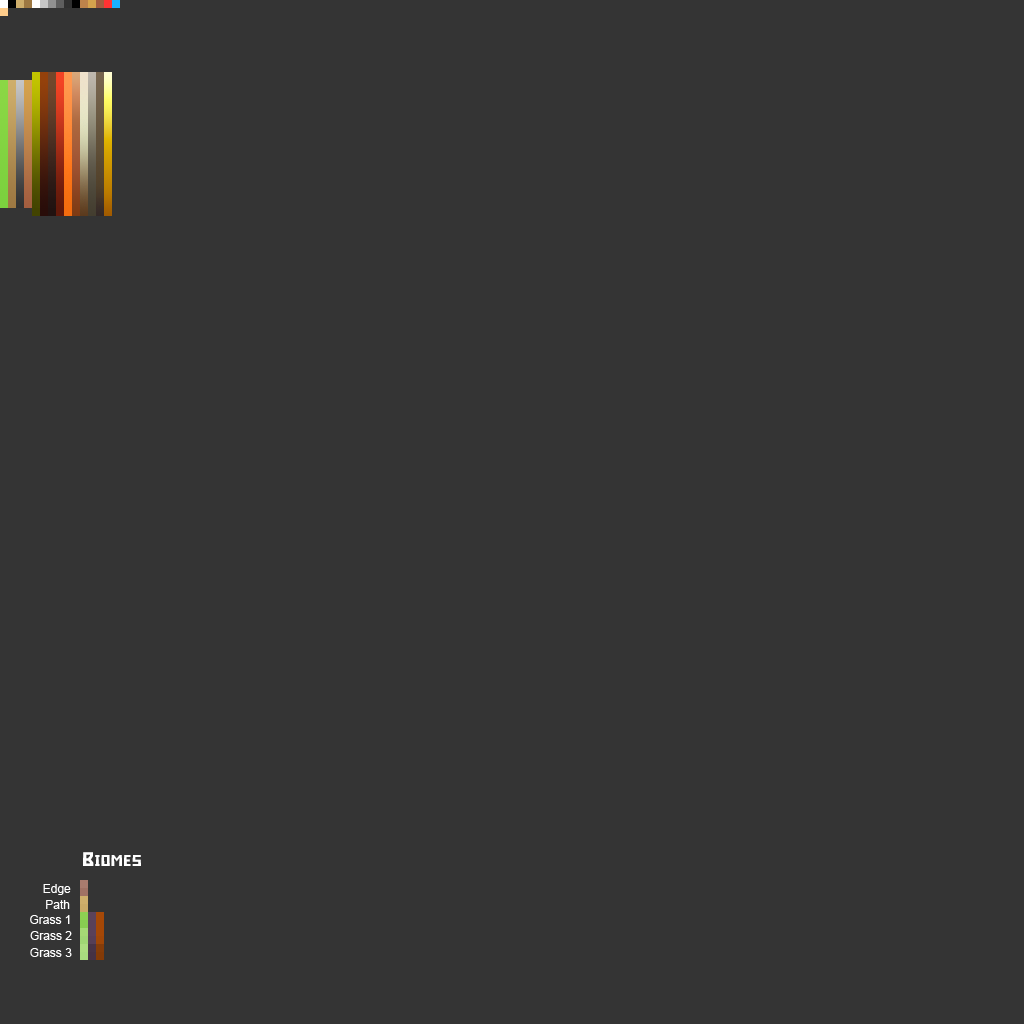
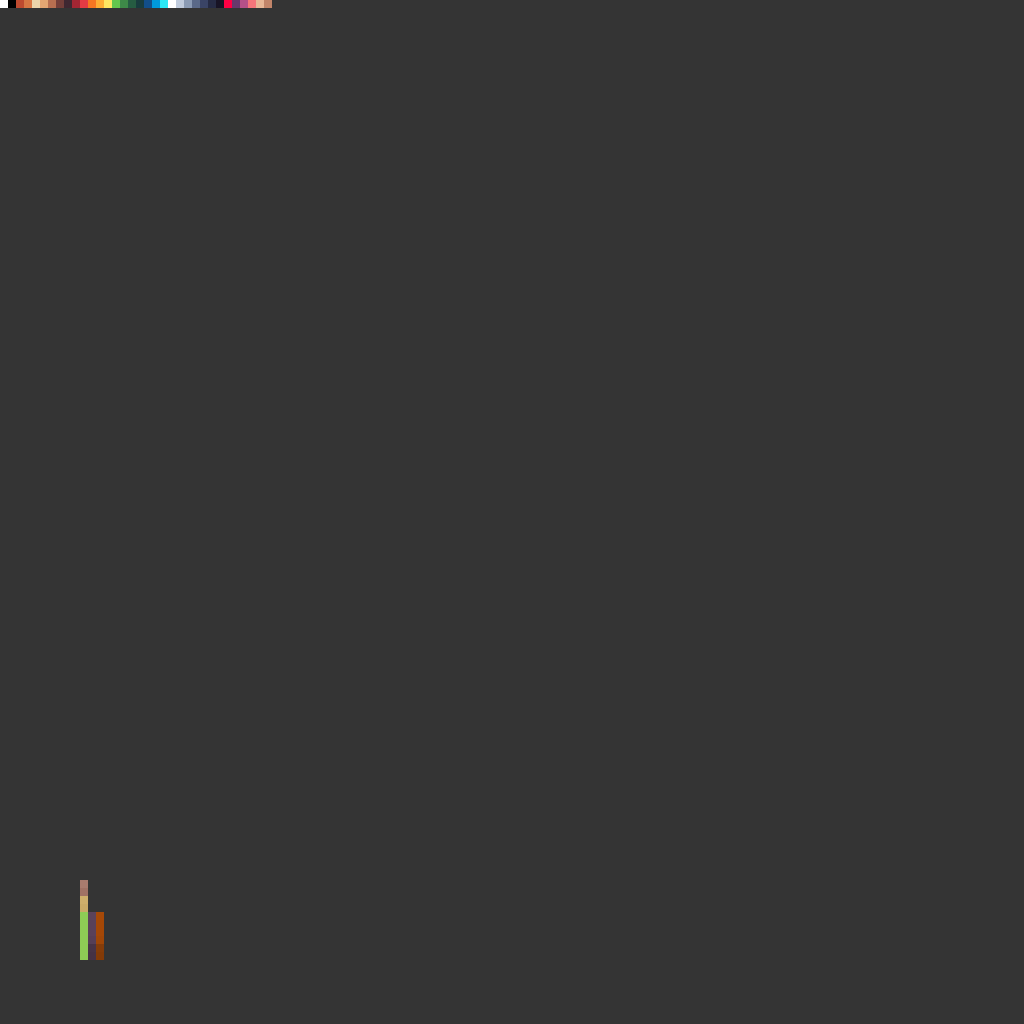
Revision of a layered (1024, 1024) image; what changed, layer by layer:
removed group "Plains" (6 layers) over [83, 852, 141, 866]
removed layer "Biomes" from group "Plains" over [83, 852, 141, 866]
painted on "Colors" over [0, 0, 272, 216]
removed layer "Text" over [0, 0, 176, 960]
